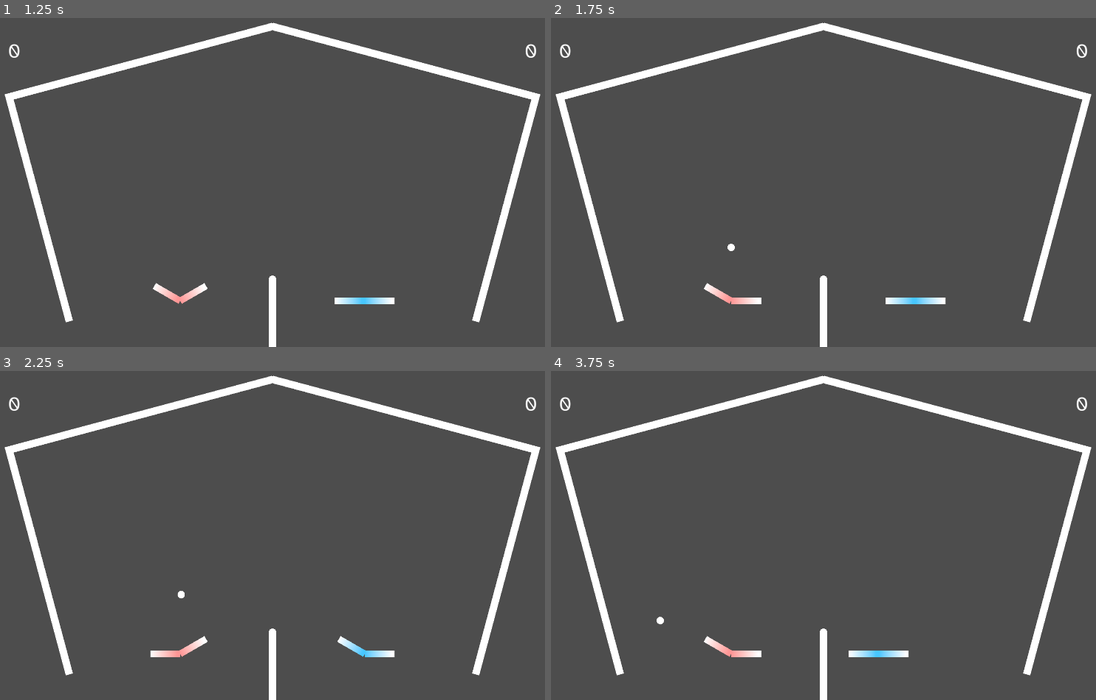
Above: before the commit, frames 1-4 (two rows, left to right).
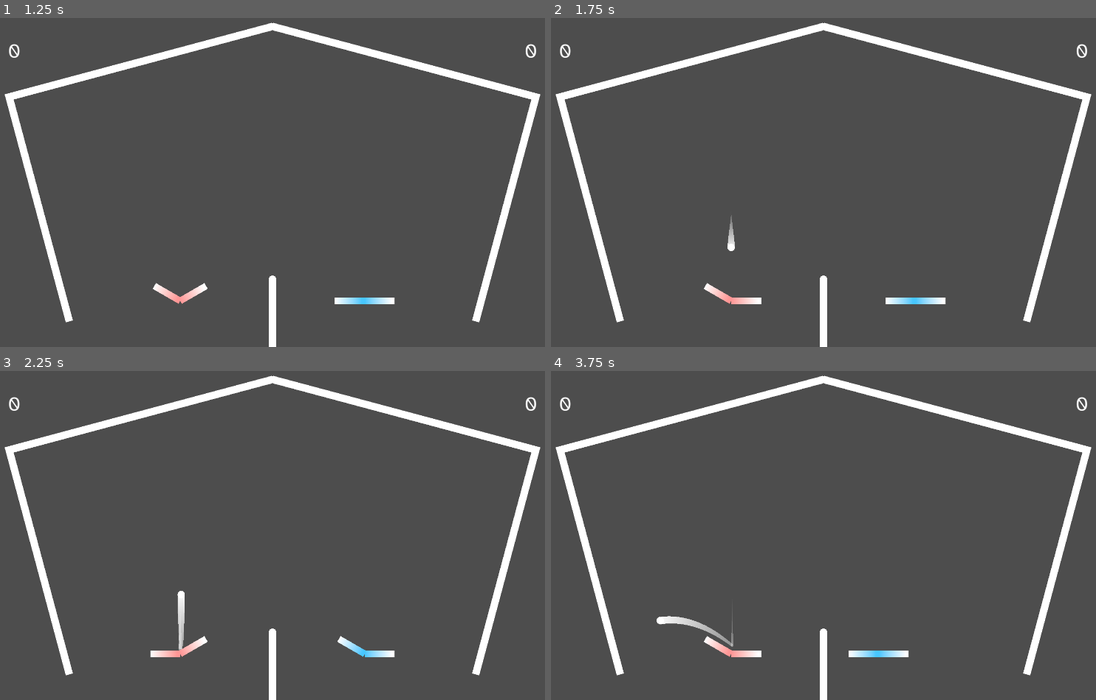
Above: after the commit, the same moments.

Repository: Skelothan/PinballPongReponged
Game: Godot game, scene res://Scenes/PinballPongArena.tscn
Two runs of this game, one before a commit and one after it. Both use one fixed random seed, a clock stepped at 60 frames per second and the inputs below.
Inputs:
- Up to frame 1 (1.25 s): tap Enter at 0.5 s; hold G (p1_flip_right) from 0.53 s (still down); hold W (p1_flip_both) from 0.53 s (still down)
- Up to frame 2 (1.75 s): tap Escape (reset) at 1.25 s; release G (p1_flip_right) at 1.28 s; release W (p1_flip_both) at 1.28 s; hold F (p1_flip_left) from 1.28 s (still down); tap Up (p2_flip_both) at 1.35 s
- Up to frame 3 (2.25 s): release F (p1_flip_left) at 2.03 s; hold G (p1_flip_right) from 2.03 s (still down); hold , (p2_flip_left) from 2.03 s (still down)
- Up to frame 4 (3.75 s): release , (p2_flip_left) at 2.78 s; tap . (p2_flip_right) at 2.85 s; release G (p1_flip_right) at 3.53 s; hold F (p1_flip_left) from 3.53 s (still down); hold Left (p2_move_left) from 3.53 s (still down)

Frame 1 is identical in both runs. In frame 2, less than 0.1% of the frame differs, in the area x 32-34%, y 59-70%; in frame 3, 0.2%; in frame 4, 0.3%, in the area x 20-34%, y 74-84%.

Commit message:
feat: Ball trail

Diff:
--- a/Objects/Ball.tscn
+++ b/Objects/Ball.tscn
@@ -7,6 +7,7 @@
 [ext_resource type="AudioStream" uid="uid://cs6gnfw7y57e7" path="res://SFX/pong_ping_a4.wav" id="5_uc724"]
 [ext_resource type="AudioStream" uid="uid://coj8jsyyis6i1" path="res://SFX/pong_ball_explode.wav" id="6_0e3dj"]
 [ext_resource type="AudioStream" uid="uid://c1junqlbhyji1" path="res://SFX/pong_ping_e3.wav" id="7_5mxvf"]
+[ext_resource type="PackedScene" uid="uid://bqgx8syj57a20" path="res://Objects/Trail.tscn" id="8_uc724"]
 
 [sub_resource type="CircleShape2D" id="CircleShape2D_oly7h"]
 
@@ -26,7 +27,7 @@
 
 [node name="MeshInstance2D" type="MeshInstance2D" parent="."]
 position = Vector2(-4.76837e-07, 2.86102e-06)
-scale = Vector2(20.0227, 20)
+scale = Vector2(20, 20)
 mesh = SubResource("SphereMesh_sr3km")
 texture = ExtResource("2_3tj6u")
 
@@ -44,6 +45,9 @@
 [node name="HitNet" type="AudioStreamPlayer2D" parent="SFX"]
 stream = ExtResource("7_5mxvf")
 
+[node name="Trail" parent="." instance=ExtResource("8_uc724")]
+width = 20.0
+
 [node name="Area2D" type="Area2D" parent="."]
 
 [node name="CollisionShape2D" type="CollisionShape2D" parent="Area2D"]
--- /dev/null
+++ b/Objects/Trail.tscn
@@ -0,0 +1,20 @@
+[gd_scene load_steps=4 format=3 uid="uid://bqgx8syj57a20"]
+
+[ext_resource type="Gradient" uid="uid://dk1h5gtxjncy8" path="res://Textures/WhiteTrail.gradient.tres" id="1_mu3yv"]
+[ext_resource type="Script" uid="uid://cfrpy0ygqolok" path="res://Scripts/trail.gd" id="2_vlsyp"]
+
+[sub_resource type="Curve" id="Curve_bgr3e"]
+_data = [Vector2(0, 0), 0.0, 0.0, 0, 0, Vector2(1, 1), 0.0, 0.0, 0, 0]
+point_count = 2
+
+[node name="Trail" type="Line2D"]
+top_level = true
+z_index = -1
+points = PackedVector2Array(-134, 98, 134, 104)
+width_curve = SubResource("Curve_bgr3e")
+gradient = ExtResource("1_mu3yv")
+joint_mode = 2
+begin_cap_mode = 2
+end_cap_mode = 2
+antialiased = true
+script = ExtResource("2_vlsyp")
--- a/Scripts/ball.gd
+++ b/Scripts/ball.gd
@@ -9,6 +9,8 @@
 
 
 func reset(x: float, y: float):
+	$Trail.disable()
+	$Trail.clear_trail()
 	PhysicsServer2D.body_set_state(
 		self.get_rid(),
 		PhysicsServer2D.BODY_STATE_TRANSFORM,
@@ -24,6 +26,7 @@
 		PhysicsServer2D.BODY_STATE_ANGULAR_VELOCITY,
 		Transform2D.IDENTITY.translated(Vector2(0, 0))
 	)
+	$Trail.enable()
 
 
 func _on_body_entered(body):
--- /dev/null
+++ b/Scripts/trail.gd
@@ -0,0 +1,22 @@
+# Followed this tutorial by CoderNunk: https://www.youtube.com/watch?v=Bhc_EBasycY
+
+extends Line2D
+
+@export var curve_length = 50
+@onready var curve := Curve2D.new()
+
+func _process(_delta):
+	curve.add_point(get_parent().position)
+	if curve.get_baked_points().size() > curve_length:
+		curve.remove_point(0)
+
+	points = curve.get_baked_points()
+
+func disable():
+	set_process(false)
+
+func enable():
+	set_process(true)
+
+func clear_trail():
+	curve = Curve2D.new()
--- /dev/null
+++ b/Textures/WhiteTrail.gradient.tres
@@ -0,0 +1,4 @@
+[gd_resource type="Gradient" format=3 uid="uid://dk1h5gtxjncy8"]
+
+[resource]
+colors = PackedColorArray(1, 1, 1, 0, 1, 1, 1, 1)
Not shown: 1 places in Objects/Ball.tscn that only renumber resources
Not shown, added: Scripts/trail.gd.uid
